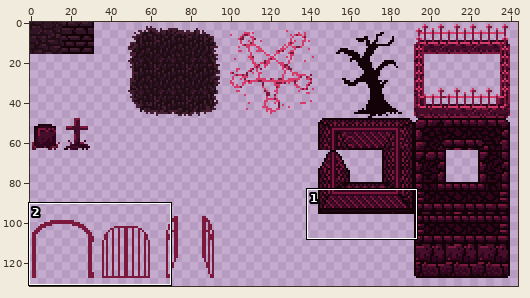
Two versions of one pixel-art file, ZarguufsGraveyardAdventure/Assets/Images/tilesheet1.aseprite. The picture above shows the old version from afar; the outline marks the close-up.
Close-up. Old version:
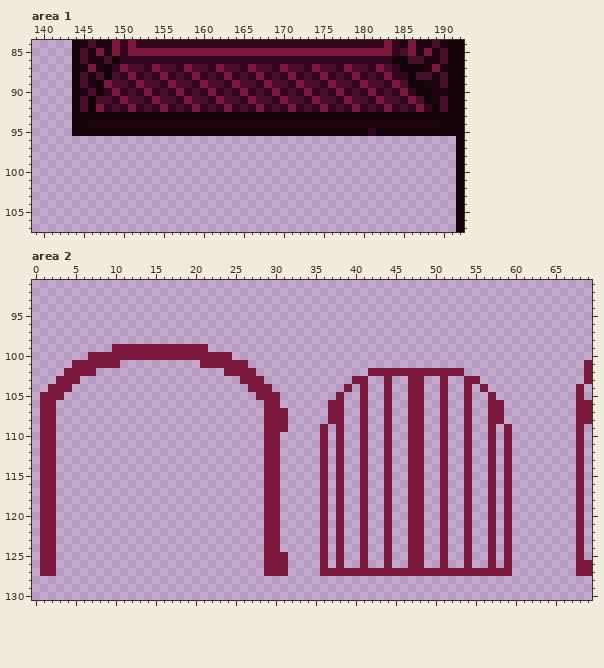
256x256 pixels, 1 frame. Shown: area 1: x 139..192, y 84..107; area 2: x 0..69, y 91..130. The wide view leaves out empty margins.
After the commit:
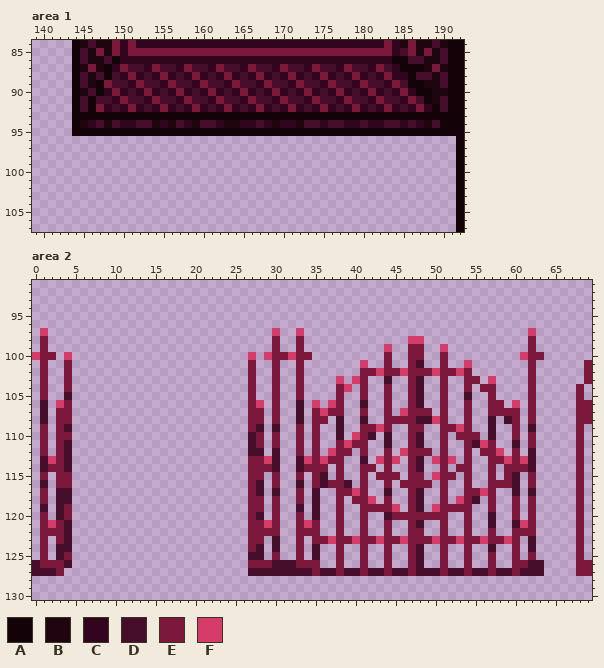
Palette (. is transparent): A #130208  B #1f0510  C #31051e  D #460e2b  E #7c183c  F #d53c6a
The exact change:
Changed rows in their new state; - is an unchanged pixel.
Area 1, layer "Layer 1":
first column x 145:
 94 BCD-DCCDD-C-DC-DDC--CCDC-CC-DDCDDCCDCCDDCDC-D
 95 ------------------------------------A--------
Area 2, layer "Layer 1":
first column x 0:
 97 -F----------------------------F--F----------------------------F-
 98 -E----------------------------E--E-------------FF-------------E-
 99 -E--------............--------E--E----------F--EE--F----------E-
100 FEE-F--..................--F-FEEFEE---------E--EE--E---------FEE
101 -E--E......----------......E--E--E-------F--E--ED--E--F-------E-
102 -E---...----------------...---E--E-------E-F--F---F--FE-------E-
103 -E-.-.--------------------.-.-E--E----F-F---D---D--------F----E-
104 -E..------------------------..E--E----EF--------D--------E----E-
105 --..D----------------------E..---E--------------D-----D-------E-
106 -D.FE----------------------EF.---D-F-F---D------D-----------F-E-
107 -D.EE----------------------EE.-.-D-EF---------F--E---------EE-E-
108 -D.EE----------------------EE.-.-D-EE.D--D---EE-DDF------D.DE-E-
109 --.ED----------------------ED.D.-E-E.-D---EF--------EF---D-.E-D-
110 --.EE----------------------DE.---E-E.-D-F-D-D---D----E-E-D-.E-E-
111 --.ED----------------------DE.---E-E.--FE---D---D------DF--.D-E-
112 --.ED----------------------DD.D--E-E.F-E------F--E------E-F.E-D-
113 -DFED----------------------EEFD--DFEFE---D-F-F--D-F-F-----EFEFD-
114 -D-ED----------------------EE-D--DEE------E-----D----E------EED-
115 --.EE----------------------EE.---E-ED------E-E----F-E-------D-E-
116 -D.EE----------------------ED.---D-EDE-D------E--E--------E-D-E-
117 --.DD----------------------ED.D--E-D.--EF---D---D------EF--.D-D-
118 --.DD----------------------EE.---E-D.---E-F-----D----F-D---.E-E-
119 -D.DE----------------------EE.---D-D.-----EE-F--D-F-EE-----.E-E-
120 --.DE----------------------ED.---E-D.-------DEE--EE------D-.E-E-
121 --FED----------------------EEF---EFE.-----------D--------D-.DFE-
122 ---ED----------------------EE----EEE.----------------------.EEE-
123 --.ED----------------------EE.D--E-E-F-EF-EF-EF--EF-EF-EF-EFE-D-
124 --.DD----------------------ED.D--E-D.-----------D--------D-.E-D-
125 --.DE----------------------DD.-.-E-D.-----------D----------.E-E-
126 D--ED----------------------EE-DDDEEE.-----------D----------.EEDD
127 DDDE-----------------------DDDDDDDDEDD-DD-DD-DD-DDD-DD-DD-DDEDDD
Changed places in both close-ups, as pixel boxes (x1, y1, x2, y2):
changed: (80, 120, 440, 136)
changed: (32, 328, 544, 576)
